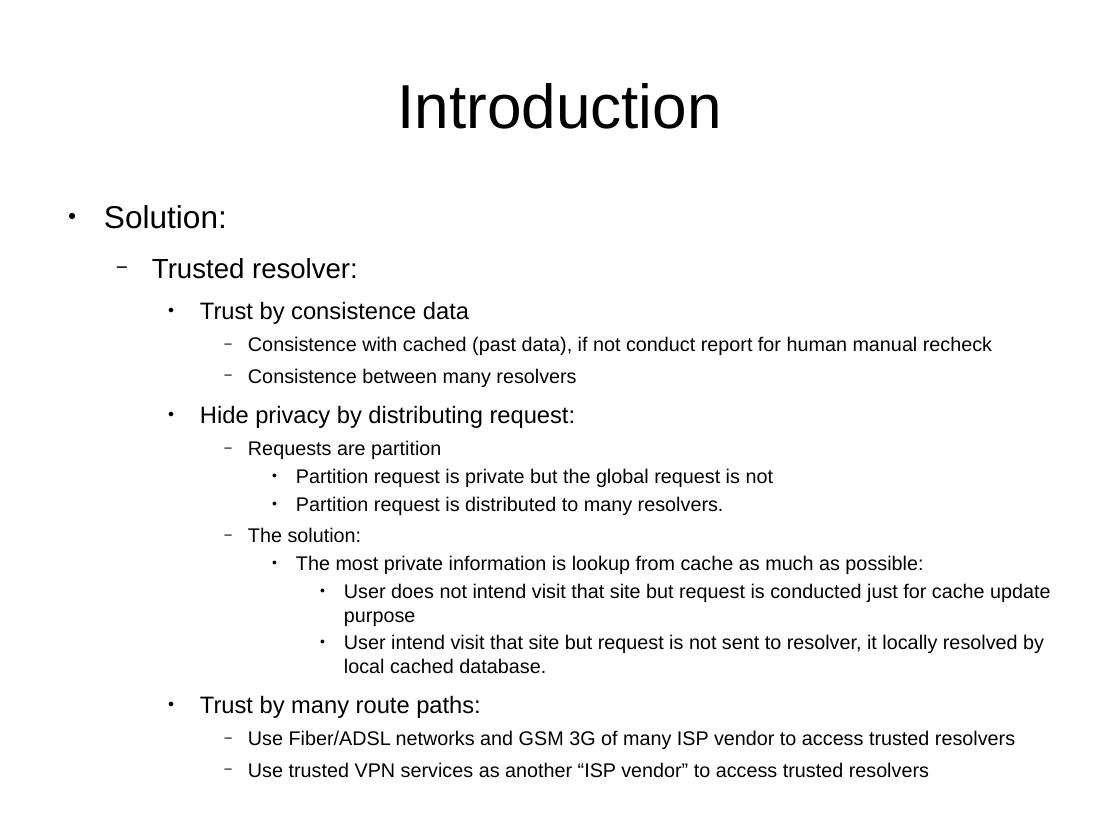
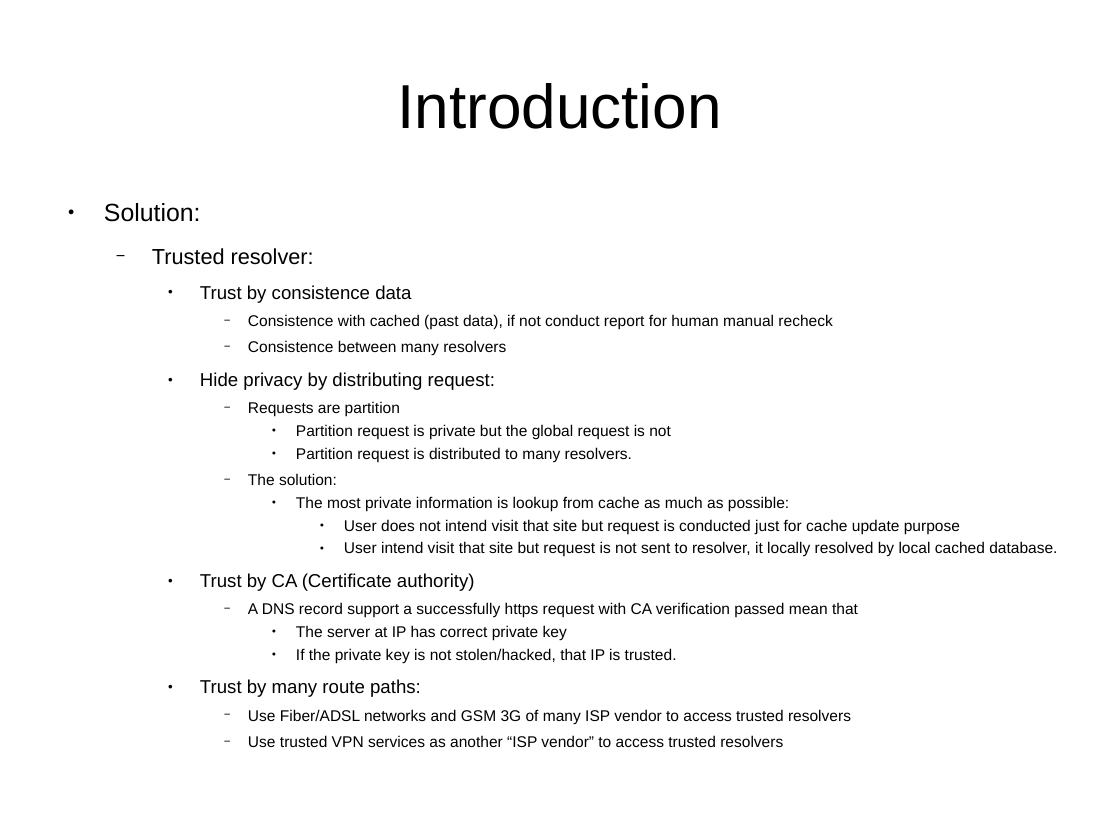
Before and after one commit to FanDakFai/dnsoverhttps, a slide deck: slide 3 of docs/OpenTrustDNSResolver.odp. Drawn at 1120x840 pixels with LibreOffice and Linux fonts; fonts in the diff are those of the drawing. Boxes give left, top, right and bottom in pixels: in the first picture for what was removed or moved away, otherwise in the second. Text is boxed around its words. In the diff, an @@ line names an element or a change of style, - is before the commit and + after.

Commit message:
[OpenTrustDNSResolver] update introduction document, add Trust by CA section into slide Solution, slide 3

```diff
--- a/docs/OpenTrustDNSResolver.odp
+++ b/docs/OpenTrustDNSResolver.odp
@@ text at <box>104,203,1057,747</box>: size 22.4 to 17.6 pt in "Solution:"; size 19.6 to 15.4 pt in "Trusted resolver:"; size 16.8 to 13.2 pt in "Trust by consistence data", "Hide privacy by distributing request:", "Trust by many route paths:"; size 14 to 11 pt in "Consistence with cached (past data), if not ...", "Consistence between many resolvers", "Requests are partition", "Partition request is private but the global ..." and 7 more places @@
@@ text at <box>200,573,858,663</box>: paragraphs added @@
+    ● Trust by CA (Certificate authority)
+      − A DNS record support a successfully https request with CA verification passed mean that
+        ● The server at IP has correct private key
+        ● If the private key is not stolen/hacked, that IP is trusted.
```
